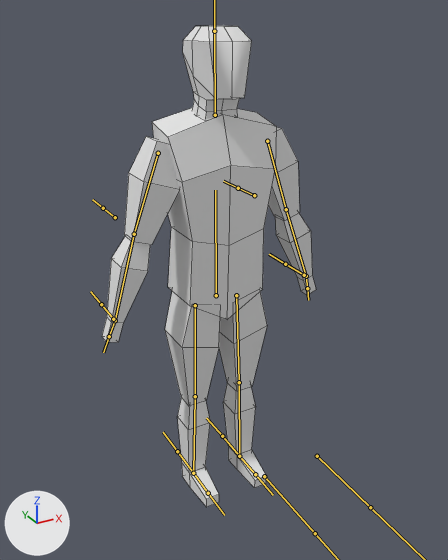
A saved change to the FBX model Assets/Models/ps1man.fbx.
One viewpoint serves both versions: a 50 mm camera at (-1.2, -2.25, 2.19) aimed at (0.0, -0.07, 1.11). Lighting does not change. The marker at lower left points along +X, +Y and +Z. The bones that bend it are drawn over the model as lines. Mesh edges are drawn as thin lines.
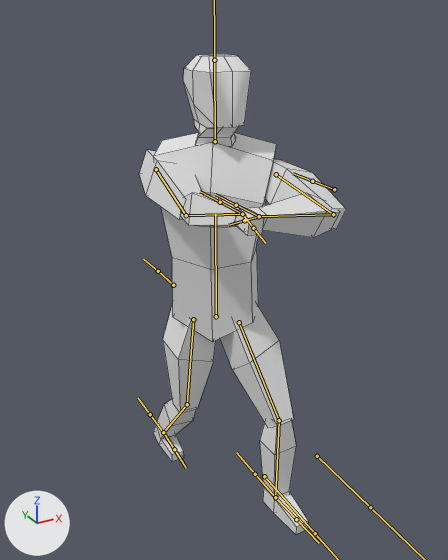
The newer file adds an action. The first version stands in its rest pose; the second is drawn at frame 1 of the action 'Armature|PoseAimM1911'.

The edits, one by one:
Bone 'Body' (bone_body) moves from (0.0, 0.0, 0.0) to (0.0, -0.32, 0.0).
Bone 'Body' (bone_body) turns from (0, 0, 0) to (0, -38, 0) degrees about its own x, y and z.
Bone 'Head' (bone_head) turns from (0, 0, 0) to (0, 38, 0) degrees about its own x, y and z.
Bone 'ArmTop.L' (bone_armtop_l) turns from (0, 0, 0) to (42, -1, 49) degrees about its own x, y and z.
Bone 'ArmBottom.L' (bone_armbottom_l) turns from (0, 0, 0) to (90, 6, -6) degrees about its own x, y and z.
Bone 'UpperLeg.L' (bone_upperleg_l) turns from (0, 0, 0) to (34, -41, 4) degrees about its own x, y and z.
Bone 'LowerLeg.L' (bone_lowerleg_l) turns from (0, 0, 0) to (-38, -1, -2) degrees about its own x, y and z.
Bone 'ArmTop.R' (bone_armtop_r) turns from (0, 0, 0) to (88, -37, -3) degrees about its own x, y and z.
Bone 'ArmBottom.R' (bone_armbottom_r) turns from (0, 0, 0) to (25, 0, 1) degrees about its own x, y and z.
Bone 'Hand.R' (bone_hand_r) turns from (0, 0, 0) to (-17, 12, -4) degrees about its own x, y and z.
Bone 'UpperLeg.R' (bone_upperleg_r) turns from (0, 0, 0) to (0, -36, -3) degrees about its own x, y and z.
Bone 'LowerLeg.R' (bone_lowerleg_r) turns from (0, 0, 0) to (-34, 0, 1) degrees about its own x, y and z.
Bone 'Foot.R' (bone_foot_r) turns from (0, 0, 0) to (38, 0, 0) degrees about its own x, y and z.

Boxes [x1, y1, x2, y2] around the edits, measured in the pictures (448 x 560 px):
'Cube', posed
    before: [102, 26, 316, 507]
    after: [139, 54, 346, 534]
bone 'Body', root to tip
    before: (216, 295) to (215, 190)
    after: (216, 316) to (215, 214)
bone 'Head', root to tip
    before: (215, 115) to (214, 31)
    after: (215, 141) to (214, 60)
bone 'ArmTop.L', root to tip
    before: (267, 141) to (286, 209)
    after: (276, 174) to (333, 214)
bone 'ArmBottom.L', root to tip
    before: (286, 209) to (306, 276)
    after: (333, 214) to (259, 216)
bone 'UpperLeg.L', root to tip
    before: (236, 295) to (239, 382)
    after: (239, 322) to (279, 420)
bone 'LowerLeg.L', root to tip
    before: (239, 382) to (239, 456)
    after: (279, 420) to (275, 497)
bone 'ArmTop.R', root to tip
    before: (158, 153) to (134, 234)
    after: (156, 169) to (186, 215)
bone 'ArmBottom.R', root to tip
    before: (134, 234) to (115, 320)
    after: (186, 215) to (242, 214)
bone 'Hand.R', root to tip
    before: (115, 320) to (109, 336)
    after: (242, 214) to (253, 228)
bone 'UpperLeg.R', root to tip
    before: (195, 305) to (195, 396)
    after: (193, 319) to (187, 404)
bone 'LowerLeg.R', root to tip
    before: (195, 396) to (193, 473)
    after: (187, 404) to (163, 432)
bone 'Foot.R', root to tip
    before: (193, 473) to (208, 493)
    after: (163, 432) to (174, 449)
